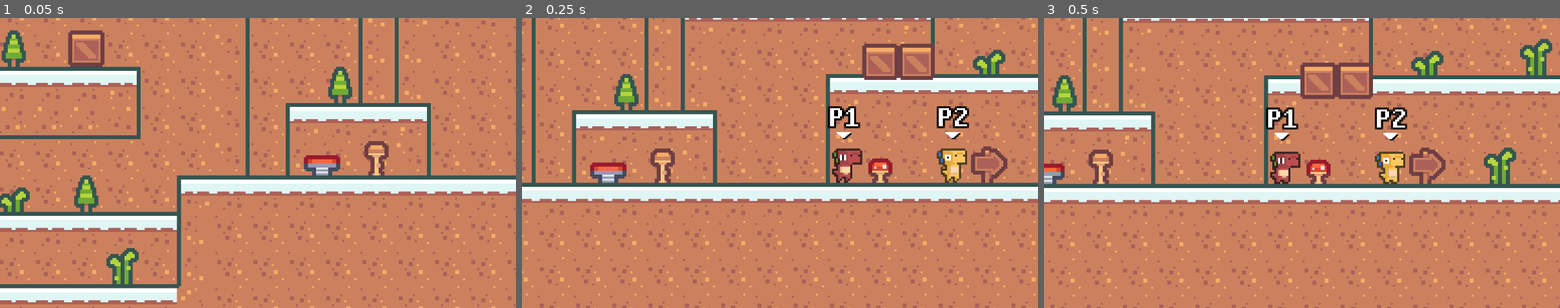
Above: before the commit, frames 1-3 (left to right).
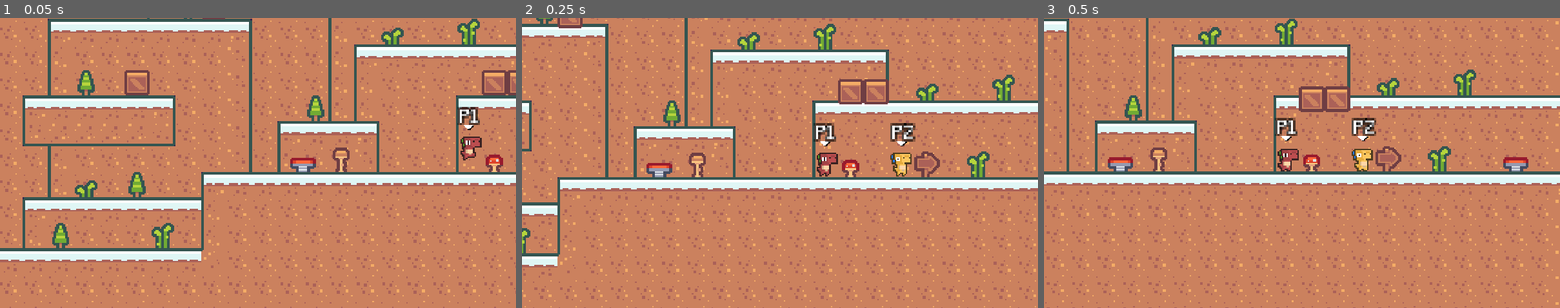
Above: after the commit, the same moments.

Repository: zlRivo/Godot-Local-PlatformShooter
Game: Godot game, scene res://Scenes/Main/SceneHandler/SceneHandler.tscn
Two runs of this game, one before a commit and one after it. Both use one fixed random seed, a clock stepped at 60 frames per second and the inputs below.
Inputs:
- Up to frame 1 (0.05 s): no input
- Up to frame 2 (0.25 s): no input
- Up to frame 3 (0.5 s): no input

The runs differ from the first frame. In frame 1, 40% of the frame differs, in the area x 0-100%, y 0-100%; in frame 2, 38%; in frame 3, 39%.

Commit message:
Added SnowyTown ParallaxBackground

Diff:
--- a/Scenes/Instances/FightingCamera/FightingCamera.gd
+++ b/Scenes/Instances/FightingCamera/FightingCamera.gd
@@ -10,6 +10,7 @@
 
 # Used for camera shake
 var shake_amount = 0
+var shake_limit = 300
 var default_offset = offset # Save default offset before shake
 var shaking = false
 
@@ -60,7 +61,7 @@
 	if shaking:
 		offset = Vector2(rand_range(-shake_amount, shake_amount), rand_range(-shake_amount, shake_amount)) * delta + default_offset
 
-func shake(new_shake_amount, shake_time = 0.4, shake_limit = 300):
+func shake(new_shake_amount, shake_time = 0.4):
 	shake_amount += new_shake_amount
 	if shake_amount > shake_limit:
 		shake_amount = shake_limit
--- a/Scenes/Maps/SnowyTownMap/SnowyTownMap.tscn
+++ b/Scenes/Maps/SnowyTownMap/SnowyTownMap.tscn
@@ -7,6 +7,8 @@
 [ext_resource path="res://Scenes/Terrain/JumpSpring.tscn" type="PackedScene" id=5]
 [ext_resource path="res://Scenes/Terrain/Box.tscn" type="PackedScene" id=6]
 [ext_resource path="res://Scenes/Maps/SnowyTownMap/SnowyTownMap.gd" type="Script" id=7]
+[ext_resource path="res://Assets/Sprites/Background/Parallax/SnowyTown/background.png" type="Texture" id=8]
+[ext_resource path="res://Assets/Sprites/Background/Parallax/SnowyTown/middleground.png" type="Texture" id=9]
 
 [sub_resource type="RectangleShape2D" id=1]
 extents = Vector2( 9, 9 )
@@ -23,6 +25,26 @@
 [node name="SnowyTownMap" type="Node2D"]
 script = ExtResource( 7 )
 camera_path = NodePath("FightingCamera")
+
+[node name="ParallaxBackground" type="ParallaxBackground" parent="."]
+
+[node name="ParallaxLayer2" type="ParallaxLayer" parent="ParallaxBackground"]
+motion_scale = Vector2( 0.3, 1 )
+motion_mirroring = Vector2( 1152, 864 )
+
+[node name="Sprite" type="Sprite" parent="ParallaxBackground/ParallaxLayer2"]
+position = Vector2( 576, -200 )
+scale = Vector2( 3, 3 )
+texture = ExtResource( 8 )
+
+[node name="ParallaxLayer3" type="ParallaxLayer" parent="ParallaxBackground"]
+motion_scale = Vector2( 0.1, 1 )
+motion_mirroring = Vector2( 1152, 0 )
+
+[node name="Sprite" type="Sprite" parent="ParallaxBackground/ParallaxLayer3"]
+position = Vector2( 576, -200 )
+scale = Vector2( 3, 3 )
+texture = ExtResource( 9 )
 
 [node name="FightingCamera" parent="." instance=ExtResource( 4 )]
 limit_left = -394
--- a/Scenes/Terrain/Box.gd
+++ b/Scenes/Terrain/Box.gd
@@ -9,7 +9,7 @@
 	collision_sound.play()
 
 	# Camera shake
-	Globals.shake_camera(camera_shake_amount)
+	Globals.shake_camera(camera_shake_amount, 0.2)
 
 func _on_Box_body_entered(body):
 	handle_collision(body)
--- a/Singletons/Globals.gd
+++ b/Singletons/Globals.gd
@@ -6,7 +6,7 @@
 	new_cam.current = true
 	active_camera = new_cam
 
-func shake_camera(new_shake_amount, shake_time = 0.4, shake_limit = 300):
+func shake_camera(new_shake_amount, shake_time = 0.4):
 	if active_camera == null:
 		return
 
--- a/project.godot
+++ b/project.godot
@@ -32,6 +32,7 @@
 
 window/size/width=1280
 window/size/height=720
+window/stretch/mode="2d"
 
 [input]
 
Binary file added: Assets/Sprites/Background/Parallax/SnowyTown/background.png
Not shown, added: Assets/Sprites/Background/Parallax/SnowyTown/background.png.import
Binary file added: Assets/Sprites/Background/Parallax/SnowyTown/middleground.png
Not shown, added: Assets/Sprites/Background/Parallax/SnowyTown/middleground.png.import
Not shown: 1 places in Scenes/Maps/SnowyTownMap/SnowyTownMap.tscn that only renumber resources
Not shown, changed: credits.txt
